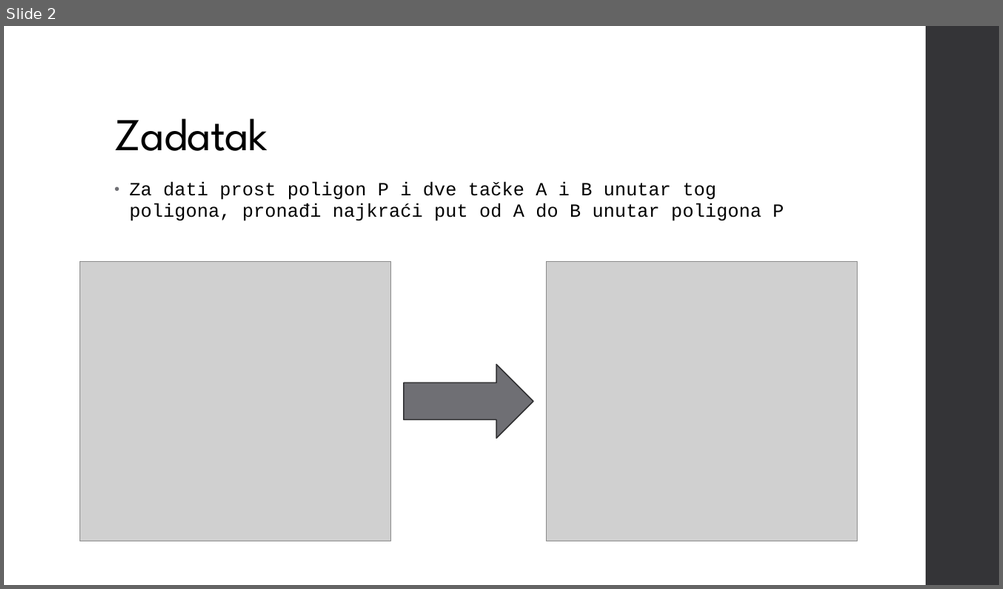
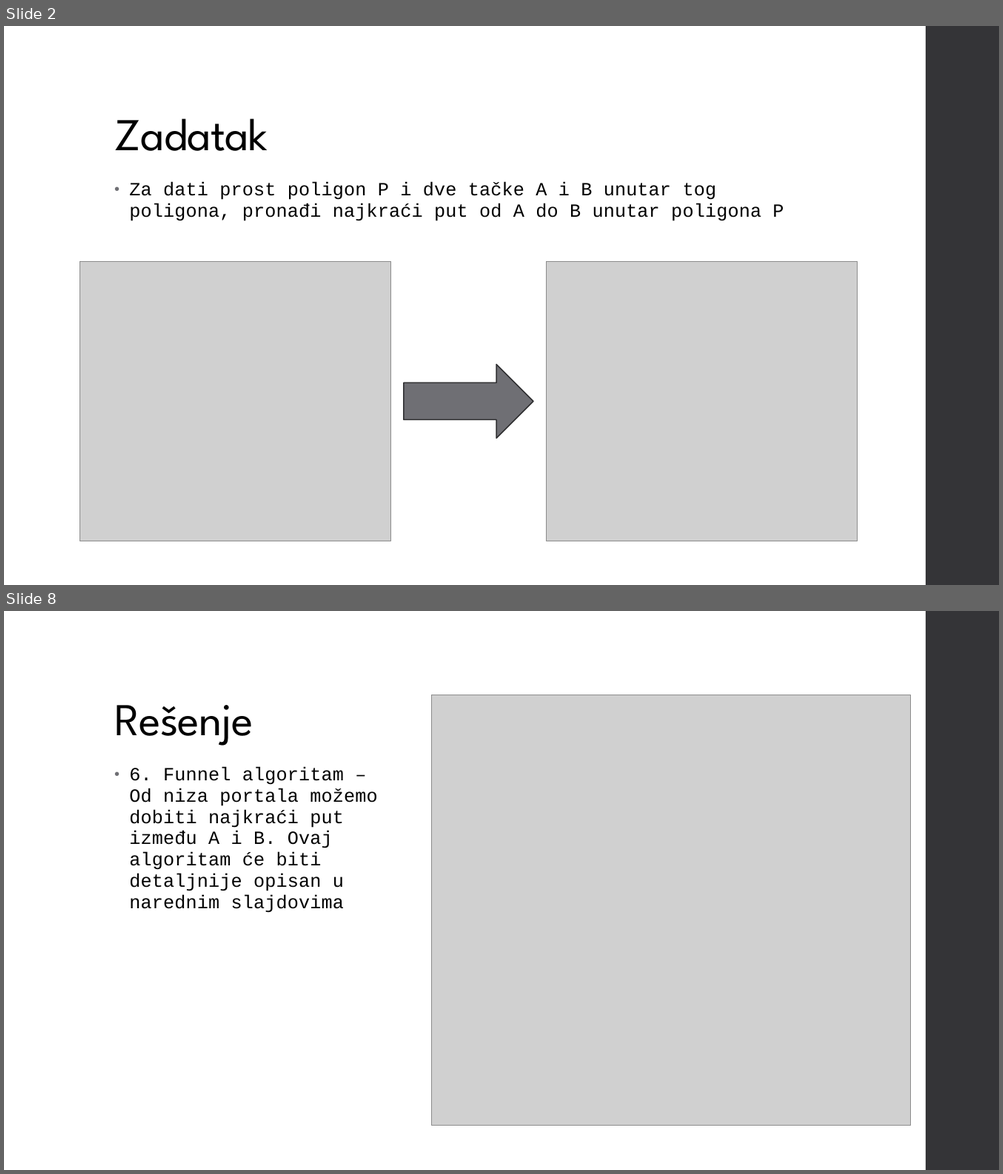
Before and after one commit to djordjepvl/Polygon-Pathfinding-Algorithm, a slide deck: Funnel Algorithm.pptx. Shown one above the other, each under a label of ours: slide 2 before the commit, slides 2 and 8 after it; the slides between them are not shown. The pictures are 1003x589 and 1003x1174 pixels, drawn with LibreOffice and Linux fonts; fonts in the diff are those of the drawing; grey boxes stand for pictures. Boxes give left, top, right and bottom in pixels: in the first picture for what was removed or moved away, otherwise in the second. Text is boxed around its words. In the diff, an @@ line names an element or a change of style, - is before the commit and + after.

```diff
--- a/Funnel Algorithm.pptx
+++ b/Funnel Algorithm.pptx
@@ slide 8 added at (x1=4, y1=611, x2=999, y2=1170), background #FFFFFF; not listed: 1 template element that a slide beside it also shows @@
@@ picture added at (x1=432, y1=695, x2=910, y2=1126) @@
@@ title added at (x1=114, y1=705, x2=253, y2=746), 44 pt, text #000000 @@
+Rešenje
@@ text added at (x1=129, y1=767, x2=377, y2=913), 18 pt, text #000000 @@
+• 6. Funnel algoritam – Od niza portala možemo dobiti najkraći put između A i B. Ovaj algoritam će biti detaljnije opisan u narednim slajdovima
```
Also in this commit, not shown: 10 other slides added, 1 slide removed, 2 other files.
